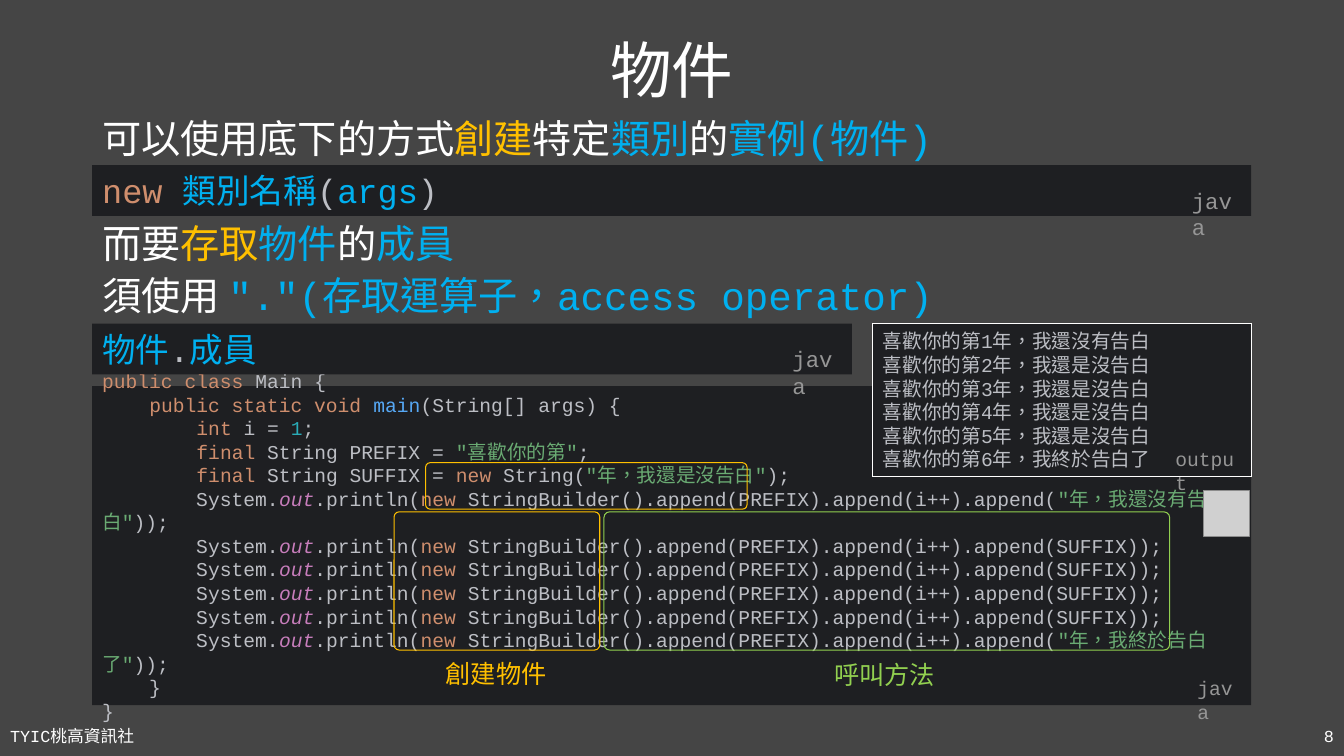
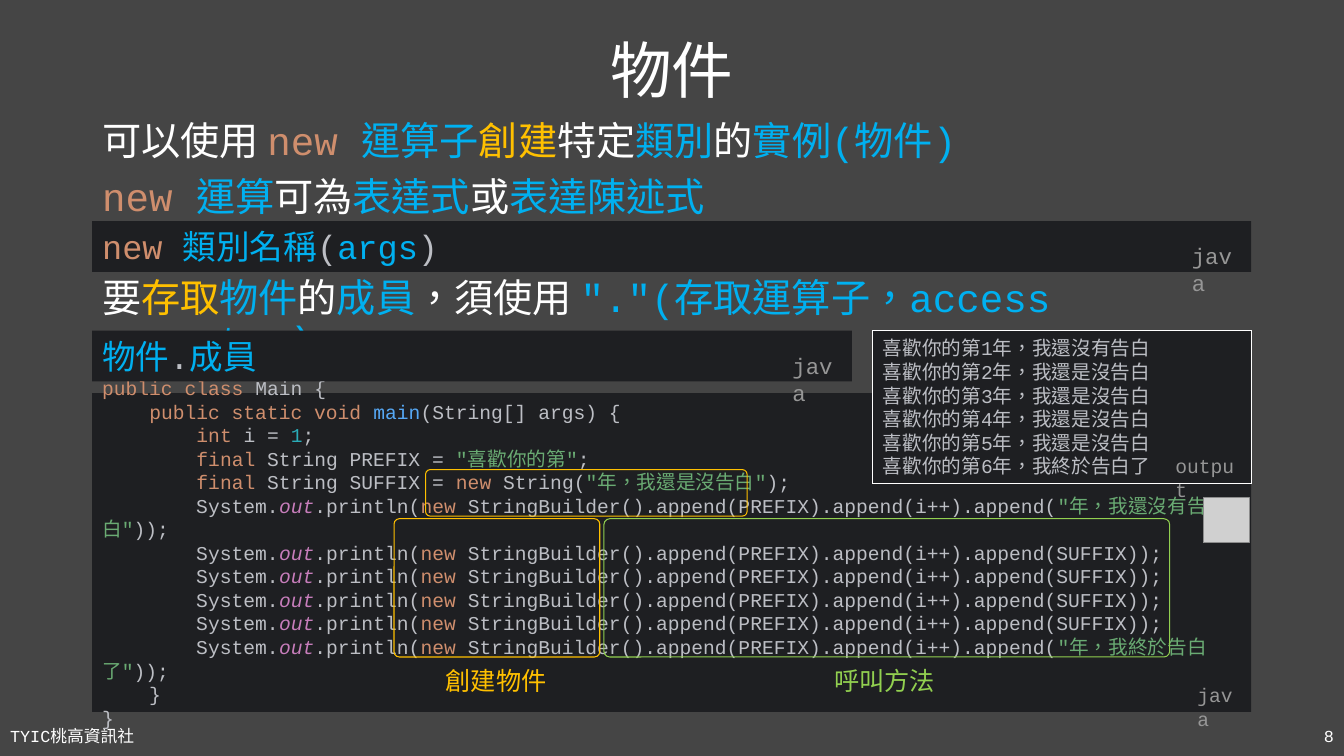
Before and after one commit to TYSHIC/slides, a slide deck: slide 8 of powerpoint/08_類別與物件.pptx. Drawn at 1344x756 pixels with LibreOffice and Linux fonts; fonts in the diff are those of the drawing; grey boxes stand for pictures. Boxes give left, top, right and bottom in pixels: in the first picture for what was removed or moved away, otherwise in the second. Text is boxed around its words. In the diff, an @@ line names an element or a change of style, - is before the commit and + after.

```diff
--- a/powerpoint/08_類別與物件.pptx
+++ b/powerpoint/08_類別與物件.pptx
@@ text at bbox=[102, 122, 956, 214]: text changed; text colour #FFFFFF to #00B0F0 @@
-可以使用底下的方式創建特定類別的實例(物件)
+可以使用 new 運算子創建特定類別的實例(物件)
+new 運算可為表達式或表達陳述式
@@ rectangle "new 類別名稱(args)": place and size @@
-rectangle "new 類別名稱(args)" at bbox=[92, 165, 1251, 216]
+rectangle "new 類別名稱(args)" at bbox=[92, 221, 1251, 271]
@@ text "java": place and size @@
-text "java" at bbox=[1183, 181, 1252, 219]
+text "java" at bbox=[1183, 238, 1252, 275]
@@ text at bbox=[102, 279, 1051, 320]: text changed @@
-而要存取物件的成員
-須使用 "."(存取運算子，access operator)
+要存取物件的成員，須使用 "."(存取運算子，access operator)
@@ 4 texts, 3 rectangles, 3 rounded rectangles, 1 picture: place and size @@
-4 texts, 3 rectangles, 3 rounded rectangles, 1 picture at bbox=[92, 324, 1252, 705]
+4 texts, 3 rectangles, 3 rounded rectangles, 1 picture at bbox=[92, 331, 1252, 712]
@@ text "java": place and size @@
-text "java" at bbox=[1188, 671, 1252, 706]
+text "java" at bbox=[1188, 679, 1252, 713]
```
Also in this commit, not shown: 7 other files.
